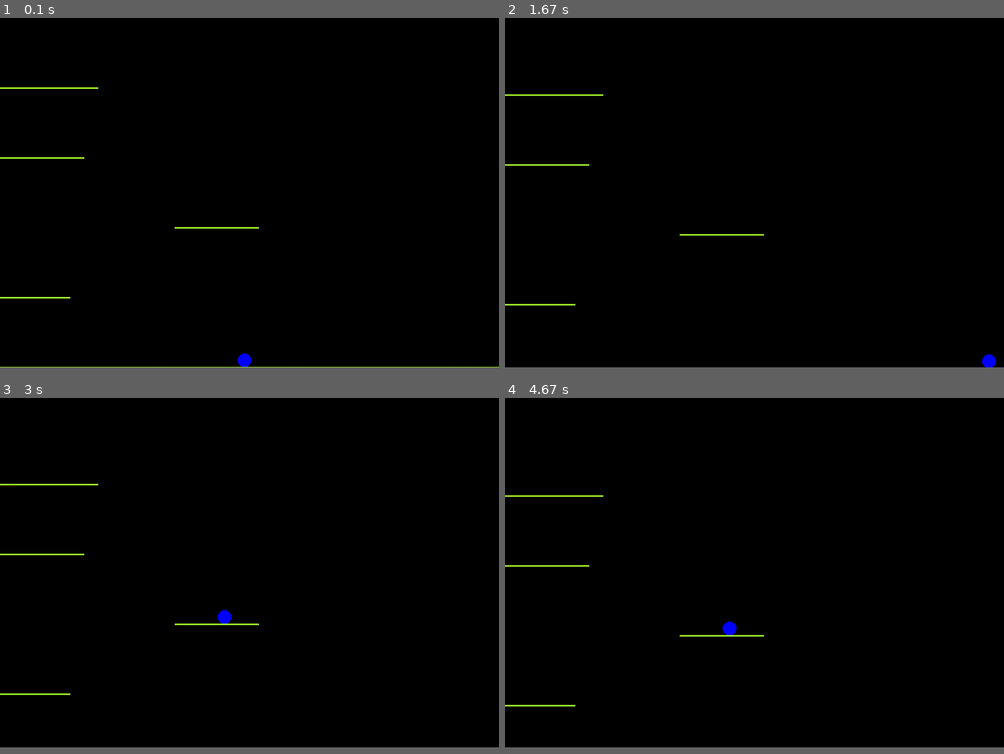
Above: before the commit, frames 1-4 (two rows, left to right).
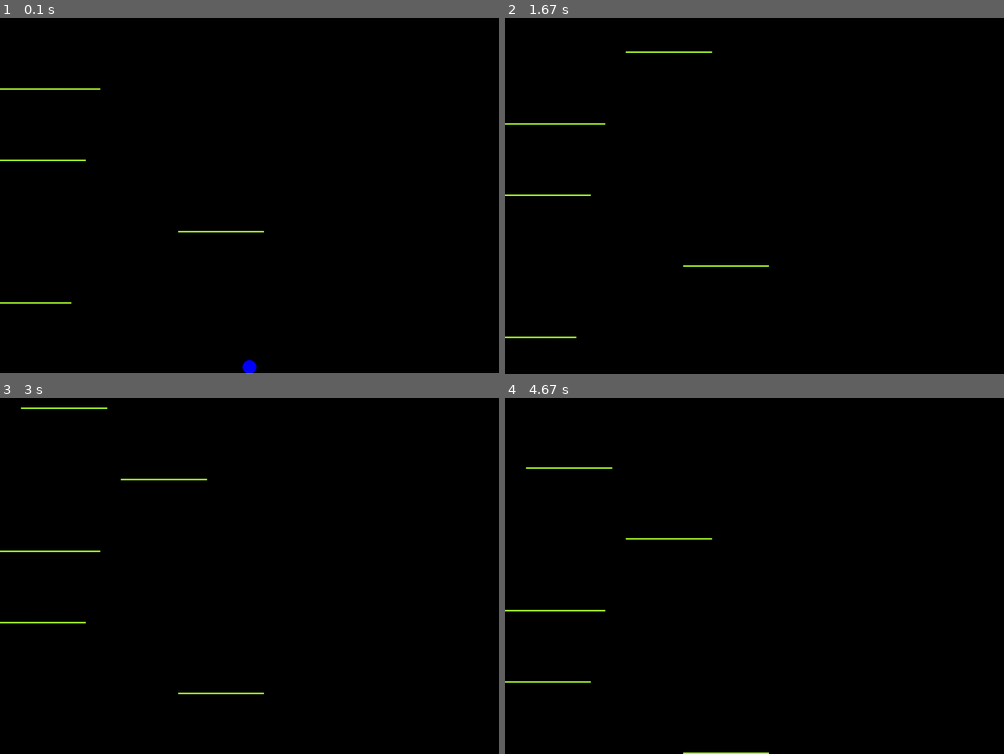
Above: after the commit, the same moments.

Repository: ohadch/pygame-icy-tower
Game: pygame game, started from main.py
The game is run twice, just before and just after one commit, with the same random seed, the same clock (stepped at 60 frames per second) and the same inputs. The source is Python 2; it was converted automatically to run under Python 3.
Inputs:
- Up to frame 1 (0.1 s): no input
- Up to frame 2 (1.67 s): hold Space 0.33-0.8 s; hold Right 0.33-0.8 s; hold Right 0.83-1.3 s; tap Space at 0.9, 1.2, 1.4 s; hold Right from 1.33 s (still down)
- Up to frame 3 (3 s): tap Space at 1.7, 1.9, 2.2 s; release Right at 1.8 s; hold Left 1.83-2.37 s
- Up to frame 4 (4.67 s): no input
In our replay, the window is 900x630 before the commit and 900x642 after it. These sizes can differ from the game's own. Grey fills any space a smaller window leaves; there, only what the larger window draws over its background counts as a difference.

The runs differ from the first frame. In frame 1, 1.1% of the frame differs, in the area x 0-100%, y 19-100%; in frame 2, 1.0%; in frame 3, 1.0%; in frame 4, 1.0%.

Commit message:
Generating new steps

Diff:
--- a/main.py
+++ b/main.py
@@ -38,7 +38,7 @@
         self.is_scrolling = False
         self.done = False
 
-        self.scrolling_rate_mps = 1
+        self.scrolling_rate_mps = 5
 
     def erase_and_update(self):
         self.surface.fill(THECOLORS['black'])
@@ -61,7 +61,7 @@
     def scroll(self):
         self.air_track.player.position. y_m += self.scrolling_rate_mps * self.session.dt_s
         for step in self.air_track.steps:
-            step.center_m.y_m += self.scrolling_rate_mps* self.session.dt_s
+            step.center_m.y_m += self.scrolling_rate_mps * self.session.dt_s
 
     def loop(self):
         while not self.done:
@@ -81,8 +81,10 @@
             self.air_track.player.update()
 
             for step in self.air_track.steps:
-                if float(step.center_m.y_m) > float(self.env.height_m):
+                if step.center_m.y_m > self.env.height_m:
+                    self.air_track.steps.remove(step)
                     del step
+
             if len(self.air_track.steps) < self.air_track.steps_num:
                 s = Step(self)
                 s.center_m.y_m = 0
@@ -109,8 +111,8 @@
 class Position:
 
     def __init__(self, x_m, y_m):
-        self.x_m = x_m
-        self.y_m = y_m
+        self.x_m = float(x_m)
+        self.y_m = float(y_m)
 
     def coordinates_m(self):
         return self.x_m, self.y_m
@@ -118,19 +120,31 @@
     def coordinates_px(self, m_to_px_ratio):
         return int(self.x_m * m_to_px_ratio), int(self.y_m * m_to_px_ratio)
 
+    def set_x_m(self, x_m):
+        self.x_m = float(x_m)
+
+    def set_y_mps(self, y_m):
+        self.y_m = float(y_m)
+
 
 class Vector:
 
     def __init__(self, x_mps, y_mps):
-        self.x_mps = x_mps
-        self.y_mps = y_mps
+        self.x_mps = float(x_mps)
+        self.y_mps = float(y_mps)
+
+    def set_x_mps(self, x_mps):
+        self.x_mps = float(x_mps)
+
+    def set_y_mps(self, y_mps):
+        self.y_mps = float(y_mps)
 
 
 class Environment:
 
     def __init__(self, width_m, height_m, width_px):
-        self.gravity_mps2 = 150
-        self.dimensions_m = self.width_m, self.height_m = width_m, height_m
+        self.gravity_mps2 = 200
+        self.dimensions_m = self.width_m, self.height_m = float(width_m), float(height_m)
         self.m_to_px_ratio = width_px / self.width_m
         self.dimensions_px = self.width_px, self.height_px = width_px, self.m_to_px(self.height_m)
 
@@ -153,8 +167,8 @@
         floor_step.length_m = 1000
         self.steps.append(floor_step)
 
-        margins_m = self.window.env.height_m / self.steps_num
-        y_positions_m = range(margins_m, self.window.env.height_m, margins_m)
+        margins_m = int(self.window.env.height_m / self.steps_num)
+        y_positions_m = range(margins_m, int(self.window.env.height_m), margins_m)
         for y_pos_m in y_positions_m:
             s = Step(self.window)
             s.center_m.y_m = y_pos_m
